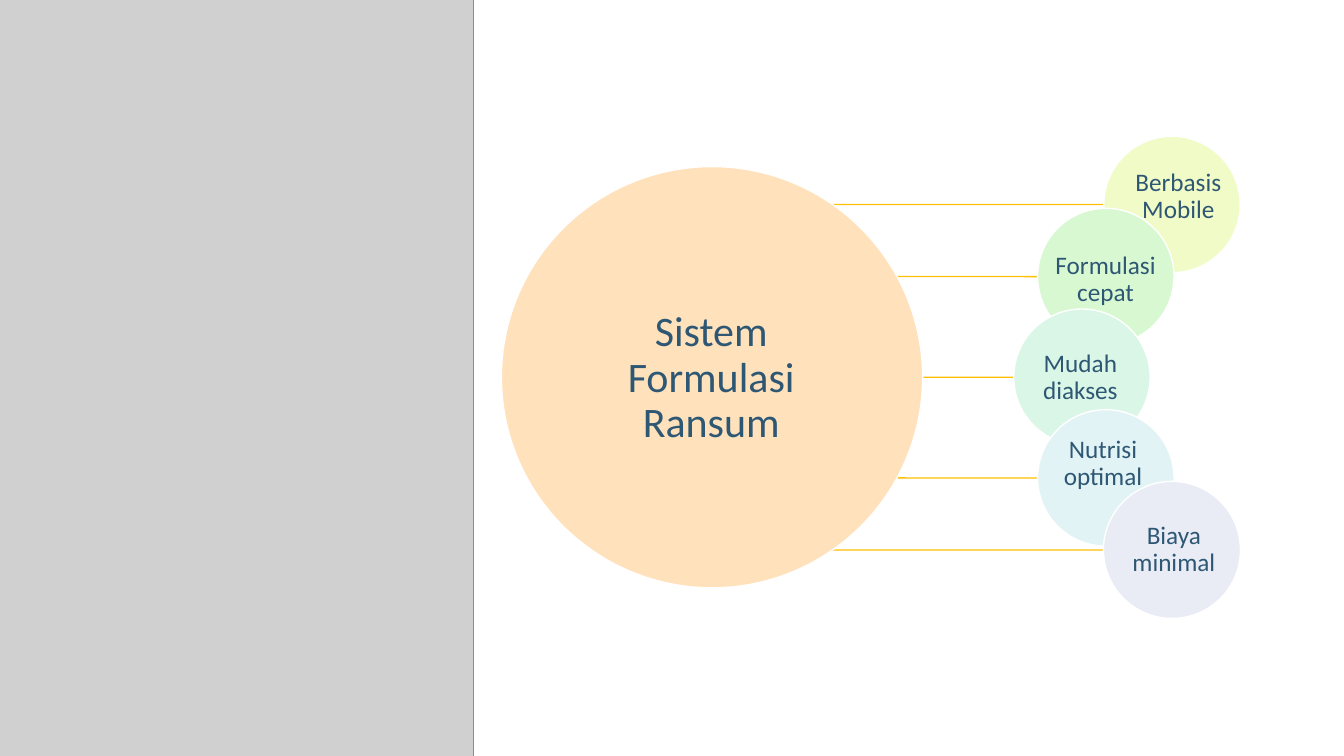
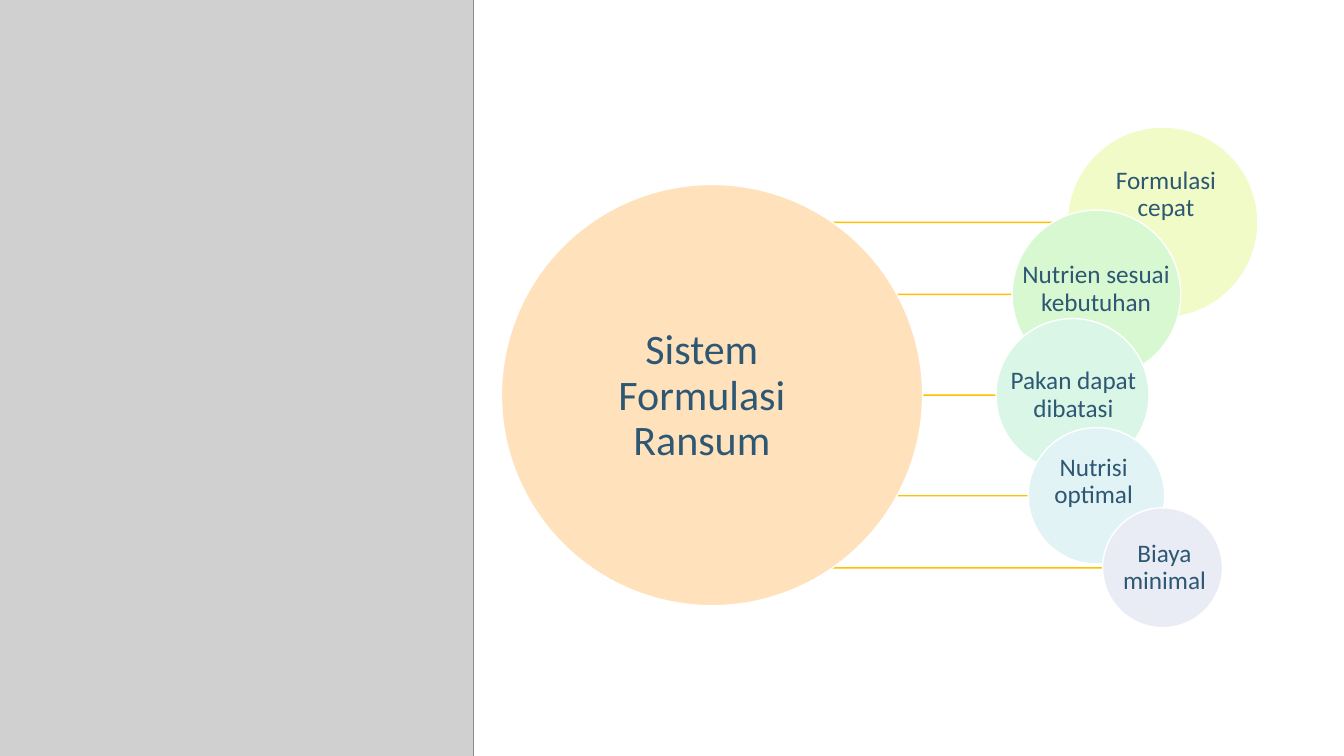
Before and after one commit to alinnural/skripsi, a slide deck: slide 8 of PENULISAN/Kolokium/Kolokium_G64154068_040917.pptx. Drawn at 1344x756 pixels with LibreOffice and Linux fonts; fonts in the diff are those of the drawing; grey boxes stand for pictures. Boxes give left, top, right and bottom in pixels: in the first picture for what was removed or moved away, otherwise in the second. Text is boxed around its words. In the diff, an @@ line names an element or a change of style, - is before the commit and + after.

```diff
--- a/PENULISAN/Kolokium/Kolokium_G64154068_040917.pptx
+++ b/PENULISAN/Kolokium/Kolokium_G64154068_040917.pptx
@@ ellipse: place and size @@
-ellipse at [1104, 136, 1240, 272]
+ellipse at [1068, 127, 1258, 318]
@@ text "Formulasi cepat": place and size @@
-text "Formulasi cepat" at [1055, 256, 1155, 305]
+text "Formulasi cepat" at [1116, 171, 1216, 222]
@@ text removed at [1135, 173, 1221, 225] @@
-Berbasis Mobile
@@ ellipse: place and size @@
-ellipse at [501, 166, 923, 588]
+ellipse at [501, 185, 923, 606]
@@ 4 lines, 3 texts, 1 ellipse: place and size @@
-4 lines, 3 texts, 1 ellipse at [628, 205, 1215, 571]
+4 lines, 3 texts, 1 ellipse at [618, 223, 1206, 589]
@@ ellipse: place and size @@
-ellipse at [1037, 209, 1174, 345]
+ellipse at [1012, 210, 1181, 378]
@@ text added at [1022, 265, 1169, 311], 18 pt, text #2E5774 @@
+Nutrien sesuai kebutuhan
@@ ellipse: place and size @@
-ellipse at [1014, 310, 1150, 446]
+ellipse at [996, 319, 1149, 472]
@@ text removed at [1043, 354, 1118, 399] @@
-Mudah diakses
@@ text added at [1011, 371, 1136, 417], 18 pt, text #2E5774 @@
+Pakan dapat dibatasi
@@ ellipse: place and size @@
-ellipse at [1104, 482, 1241, 619]
+ellipse at [1103, 508, 1223, 628]
@@ line moved from (745, 551) - (1173, 551) to (736, 568) - (1163, 568) @@
```
Also in this commit, not shown: 6 other slides changed, 11 slides added, 2 slides removed, 2 other files.
